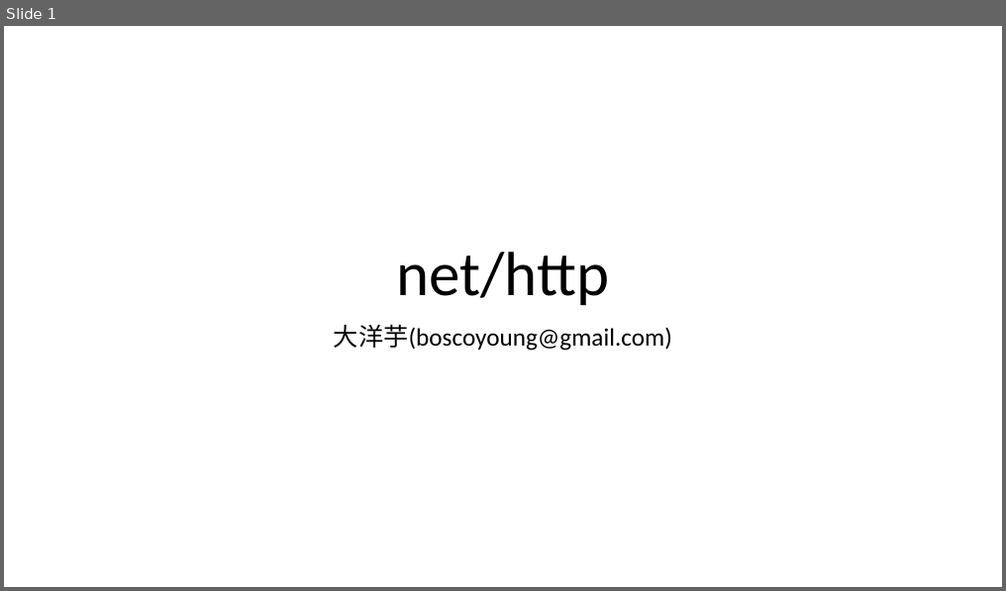
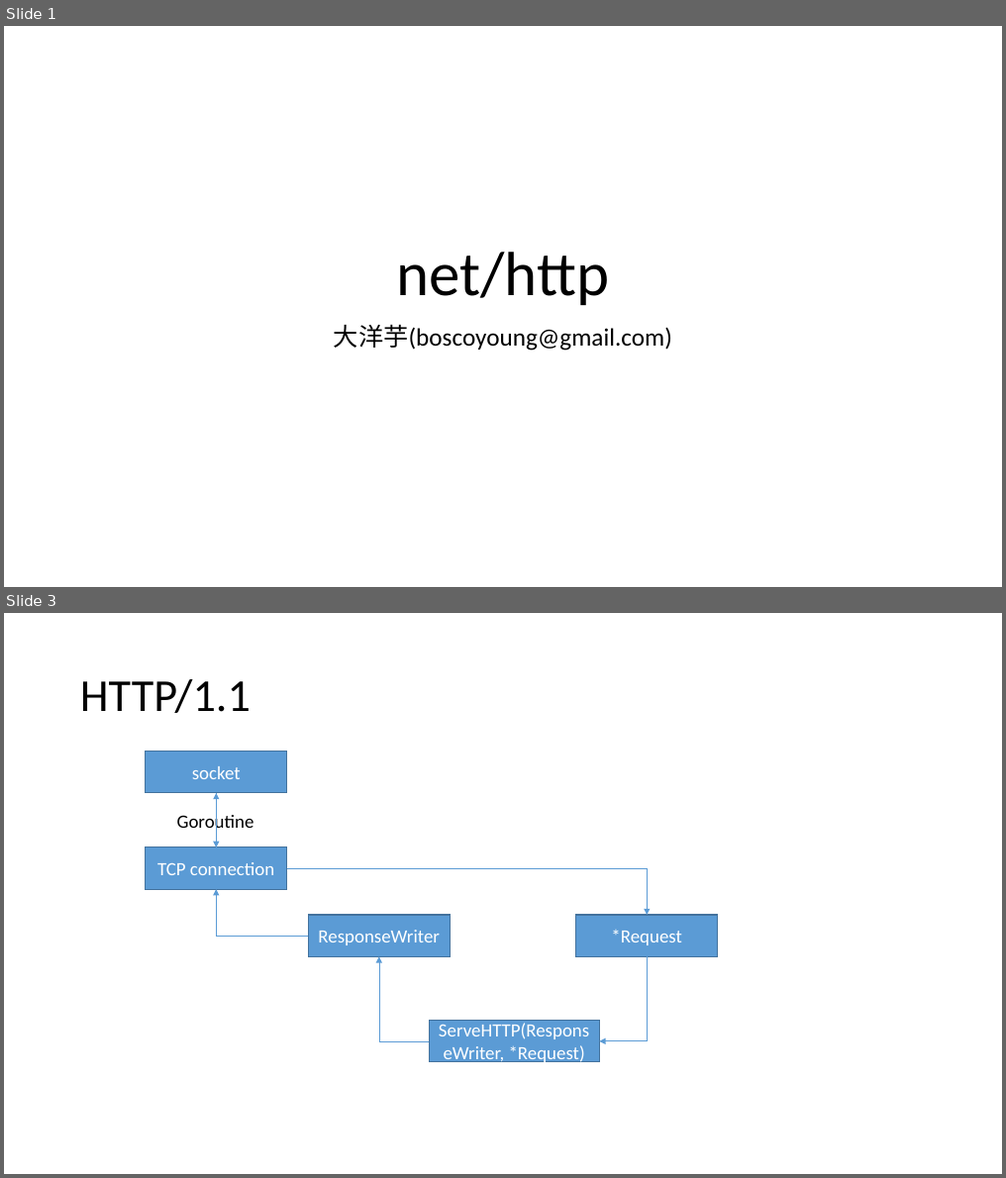
Before and after one commit to yangyuqian/technical-articles, a slide deck: go/series/2.1 标准库之http请求处理.pptx. Shown one above the other, each under a label of ours: slide 1 before the commit, slides 1 and 3 after it; the slides between them are not shown. The pictures are 1006x591 and 1006x1178 pixels, drawn with LibreOffice and Linux fonts; fonts in the diff are those of the drawing. Boxes give left, top, right and bottom in pixels: in the first picture for what was removed or moved away, otherwise in the second. Text is boxed around its words. In the diff, an @@ line names an element or a change of style, - is before the commit and + after.

Commit message:
Update slides

```diff
--- a/go/series/2.1 标准库之http请求处理.pptx
+++ b/go/series/2.1 标准库之http请求处理.pptx
@@ slide 3 added at [4, 613, 1002, 1174], background #FFFFFF @@
@@ title added at [80, 679, 251, 713], 44 pt, text #000000 @@
+HTTP/1.1
@@ rectangle added at [146, 752, 288, 793], fill #5B9BD5, outline #43739E 1 pt, 18 pt, text #FFFFFF @@
+socket
@@ text added at [177, 813, 254, 834], 18 pt, text #000000 @@
+Goroutine
@@ arrow added from (216, 793) to (216, 848), #5B9BD5 0.5 pt @@
@@ arrow added from (216, 848) to (216, 793), #5B9BD5 0.5 pt @@
@@ rectangle added at [146, 848, 288, 889], fill #5B9BD5, outline #43739E 1 pt, 18 pt, text #FFFFFF @@
+TCP connection
@@ elbow arrow added from (287, 868) to (648, 916), #5B9BD5 0.5 pt @@
@@ elbow arrow added from (308, 936) to (216, 889), #5B9BD5 0.5 pt @@
@@ rectangle added at [308, 916, 450, 958], fill #5B9BD5, outline #43739E 1 pt, 18 pt, text #FFFFFF @@
+ResponseWriter
@@ rectangle added at [576, 916, 718, 958], fill #5B9BD5, outline #43739E 1 pt, 18 pt, text #FFFFFF @@
+*Request
@@ elbow arrow added from (430, 1042) to (379, 957), #5B9BD5 0.5 pt @@
@@ elbow arrow added from (648, 957) to (599, 1042), #5B9BD5 0.5 pt @@
@@ rectangle added at [430, 1021, 600, 1062], fill #5B9BD5, outline #43739E 1 pt, 18 pt, text #FFFFFF @@
+ServeHTTP(ResponseWriter, *Request)
```
Also in this commit, not shown: 4 other slides added, 1 other file.
